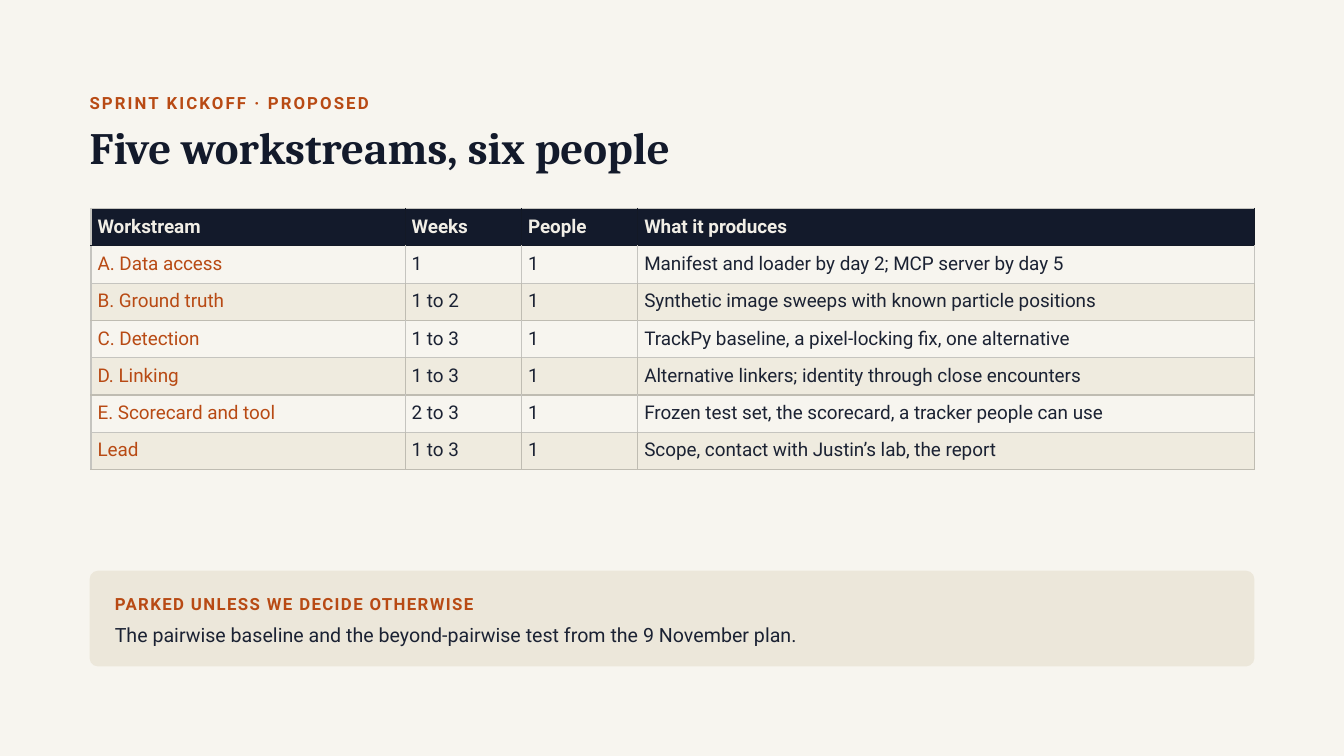
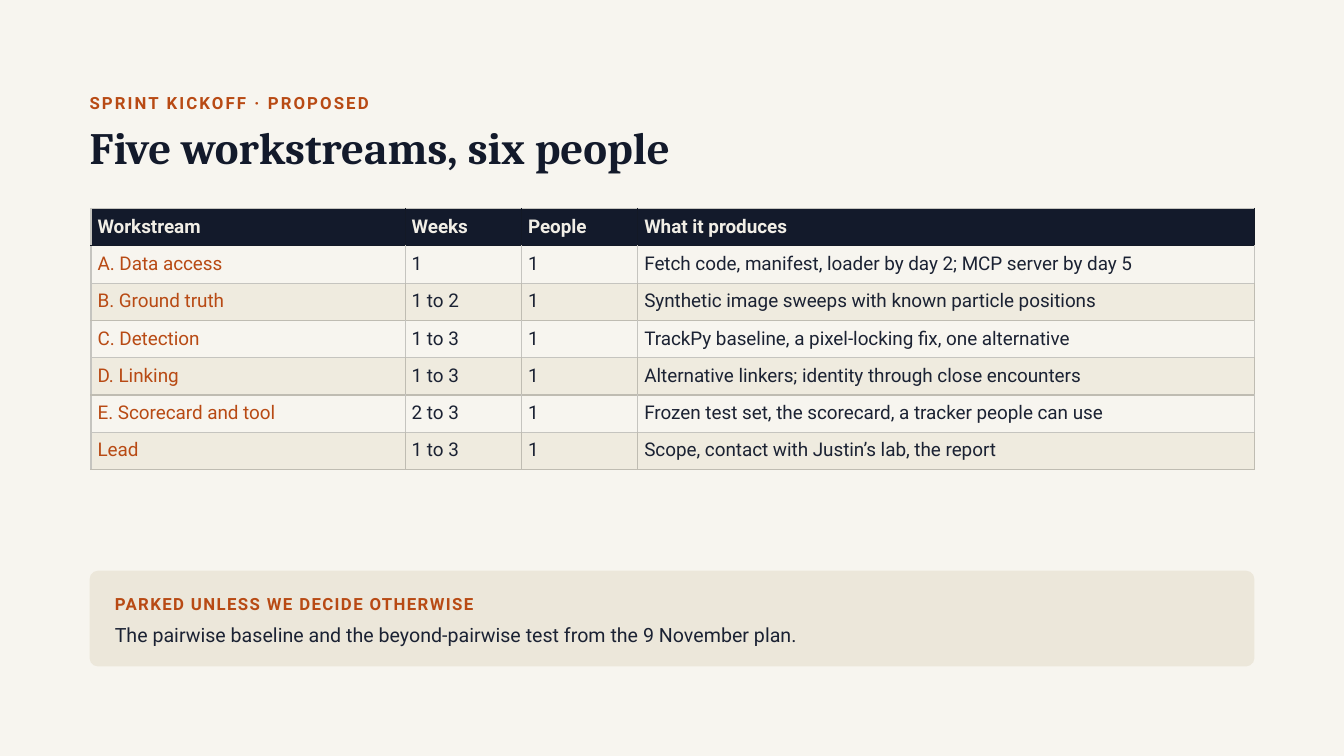
Before and after one commit to annacgilbert/TEMPEST-model-bake-off, a slide deck: slide 13 of shared/presentations/AI_agent_tutorial.pptx. Drawn at 1344x756 pixels with LibreOffice and Linux fonts; fonts in the diff are those of the drawing. Boxes give left, top, right and bottom in pixels: in the first picture for what was removed or moved away, otherwise in the second. Text is boxed around its words. In the diff, an @@ line names an element or a change of style, - is before the commit and + after.

```diff
--- a/shared/presentations/AI_agent_tutorial.pptx
+++ b/shared/presentations/AI_agent_tutorial.pptx
@@ table at [91,209,1254,470] @@
-row 2, column 4: Manifest and loader by day 2; MCP server by day 5
+row 2, column 4: Fetch code, manifest, loader by day 2; MCP server by day 5
```
Also in this commit, not shown: 8 other slides changed, 5 other files.
